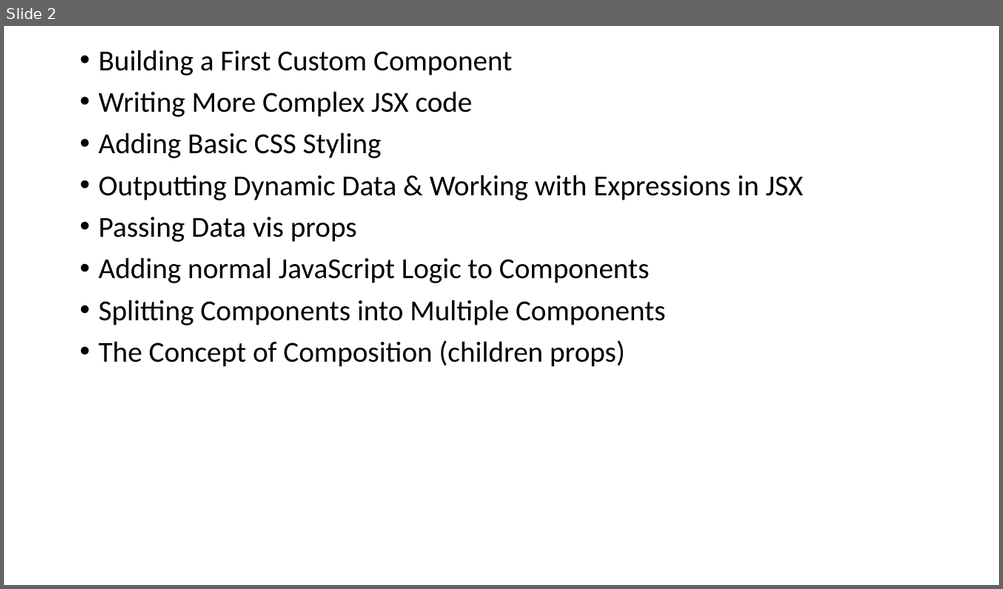
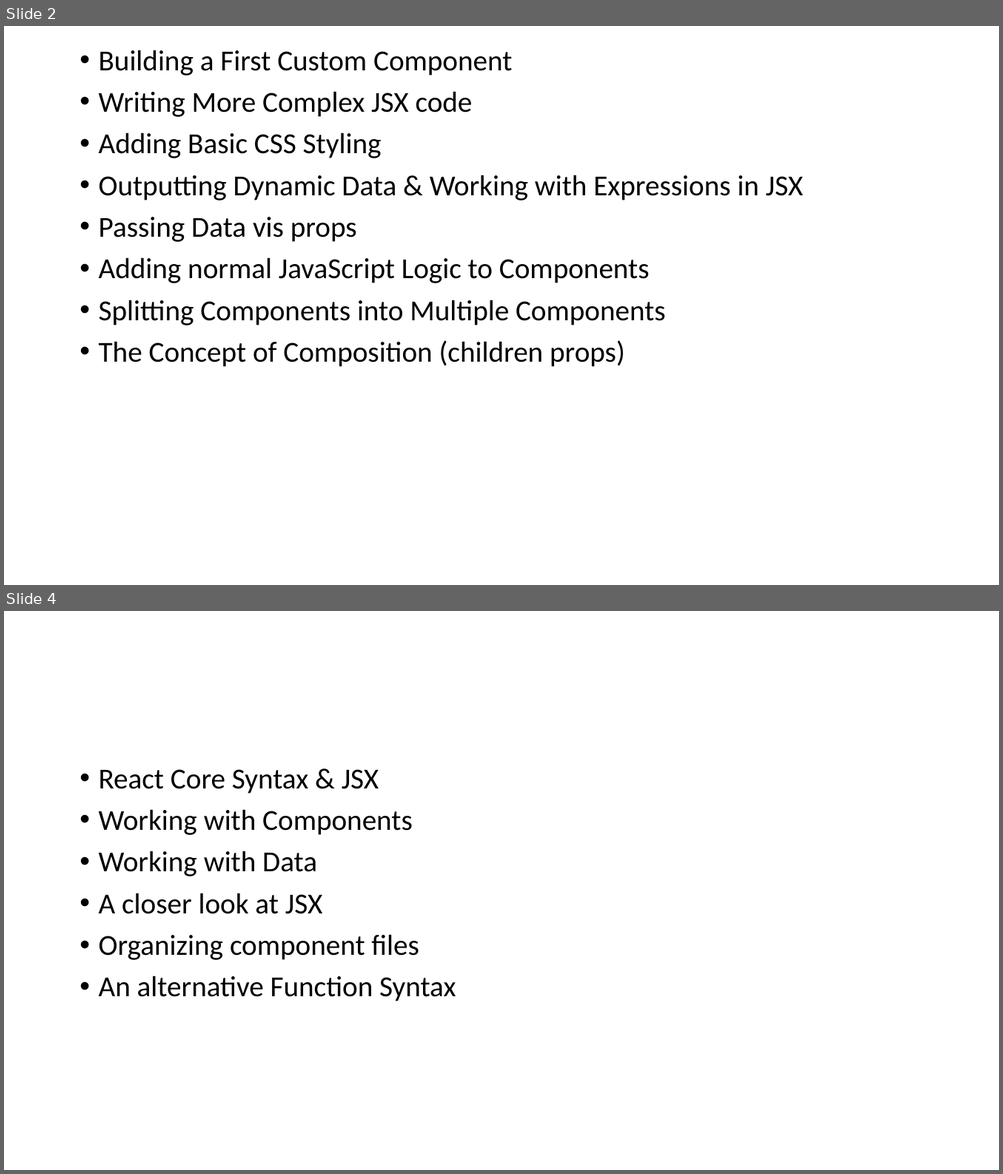
Before and after one commit to PiyushChaturvedii/Batch04, a slide deck: Reactjs.pptx. Shown one above the other, each under a label of ours: slide 2 before the commit, slides 2 and 4 after it; the slides between them are not shown. The pictures are 1003x589 and 1003x1174 pixels, drawn with LibreOffice and Linux fonts; fonts in the diff are those of the drawing. Boxes give left, top, right and bottom in pixels: in the first picture for what was removed or moved away, otherwise in the second. Text is boxed around its words. In the diff, an @@ line names an element or a change of style, - is before the commit and + after.

```diff
--- a/Reactjs.pptx
+++ b/Reactjs.pptx
@@ slide 4 added at bbox=[4, 611, 999, 1170], background #FFFFFF @@
@@ text added at bbox=[99, 769, 455, 1002], 28 pt, text #000000 @@
+• React Core Syntax & JSX
+• Working with Components
+• Working with Data
+• A closer look at JSX
+• Organizing component files
+• An alternative Function Syntax
```
Also in this commit, not shown: 1 slide changed, 2 other slides added, 40 other files.
